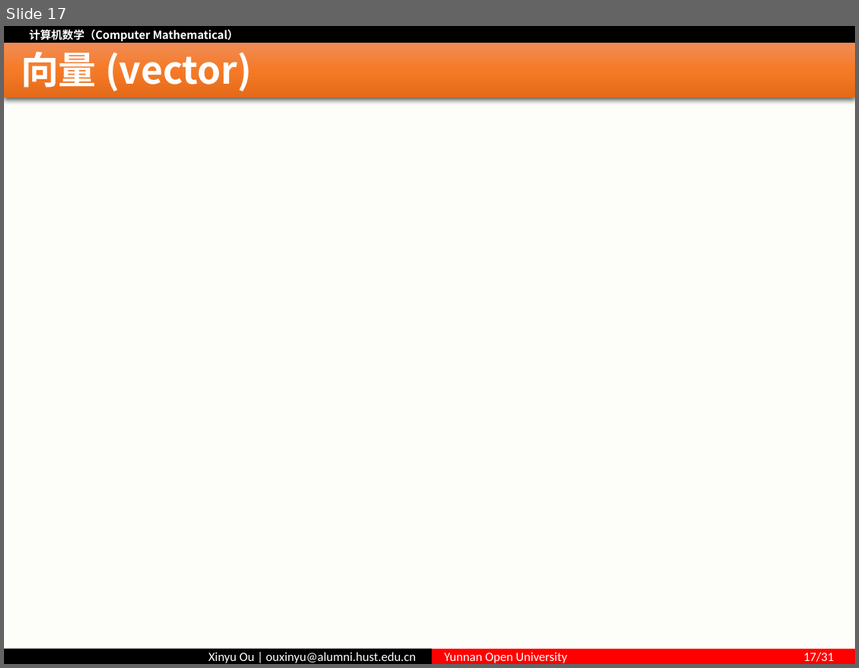
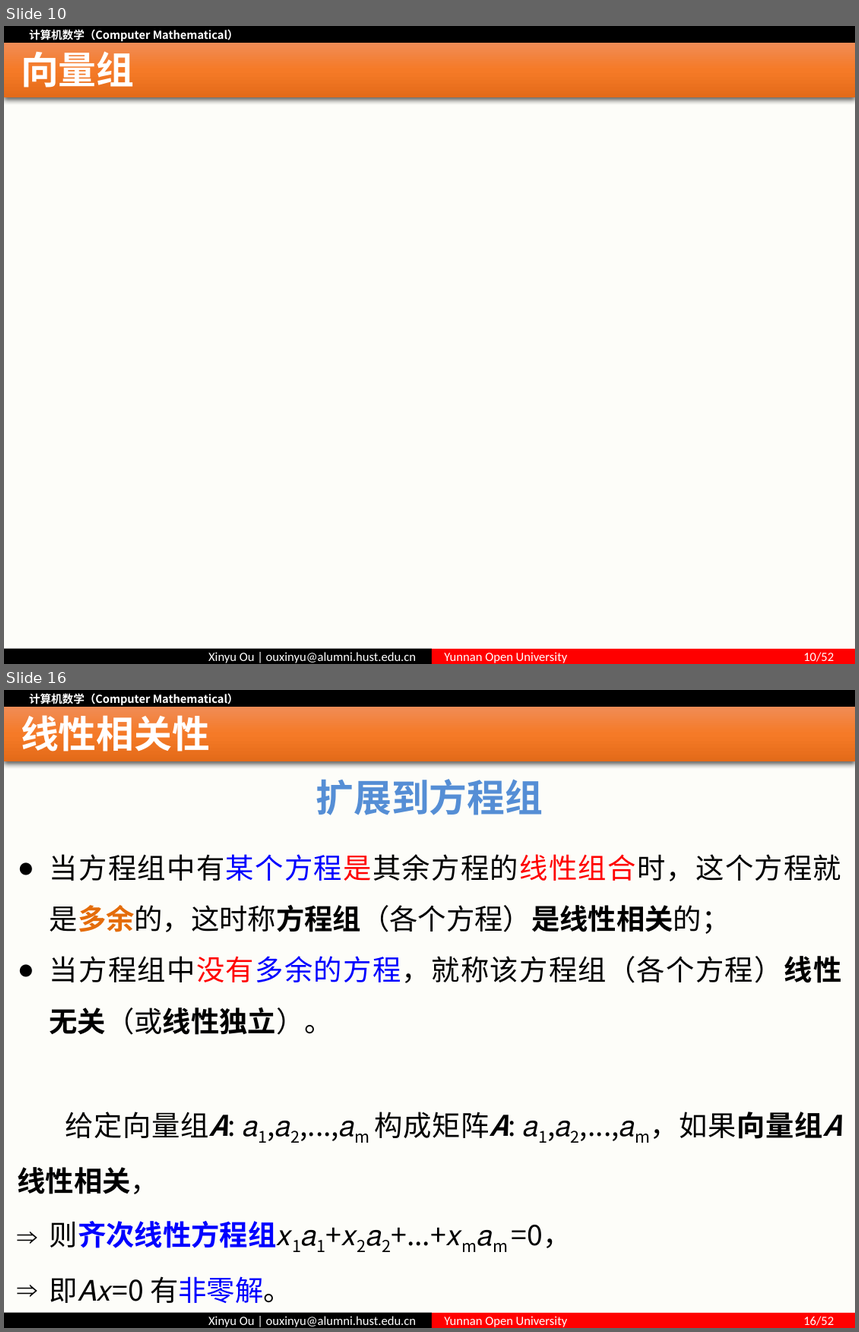
Before and after one commit to ouxinyu/Teaching, a slide deck: ComputerMath/PPT/第03讲 基底与坐标.pptx. Shown one above the other, each under a label of ours: slide 17 before the commit, slides 10 and 16 after it; the slides between them are not shown. The pictures are 859x668 and 859x1332 pixels, drawn with LibreOffice and Linux fonts; fonts in the diff are those of the drawing; grey boxes stand for pictures. Boxes give left, top, right and bottom in pixels: in the first picture for what was removed or moved away, otherwise in the second. Text is boxed around its words. In the diff, an @@ line names an element or a change of style, - is before the commit and + after.

```diff
--- a/ComputerMath/PPT/第03讲 基底与坐标.pptx
+++ b/ComputerMath/PPT/第03讲 基底与坐标.pptx
@@ slide 16 added at bbox=[4, 690, 855, 1328], background #FFFFFF; not listed: 5 template elements that a slide beside it also shows @@
@@ title added at bbox=[21, 715, 210, 758], 32 pt, text #FFFFFF, bold @@
+线性相关性
@@ text added at bbox=[316, 779, 543, 815], 32 pt, text #558ED5, bold @@
+扩展到方程组
@@ text added at bbox=[18, 854, 842, 1303], 24 pt, text #000000 @@
+● 当方程组中有某个方程是其余方程的线性组合时，这个方程就是多余的，这时称方程组（各个方程）是线性相关的；
+● 当方程组中没有多余的方程，就称该方程组（各个方程）线性无关（或线性独立）。
+给定向量组A: 𝑎1,𝑎2,...,𝑎m 构成矩阵A: 𝑎1,𝑎2,...,𝑎m，如果向量组A 线性相关，
+⇒ 则齐次线性方程组𝑥1𝑎1+𝑥2𝑎2+...+𝑥m𝑎m =0，
+⇒ 即𝐴𝑥=0 有非零解。
@@ what was slide 17 is now slide 10 @@
@@ slide 10 changed as well @@
@@ title at bbox=[21, 51, 134, 94]: text changed @@
-向量 (vector)
+向量组
@@ text in rectangle at bbox=[444, 652, 834, 664]: text changed @@
-Yunnan Open University 17/31
+Yunnan Open University 10/52
```
Also in this commit, not shown: 5 other slides changed, 44 other slides added, 32 slides removed, 4 other files.
